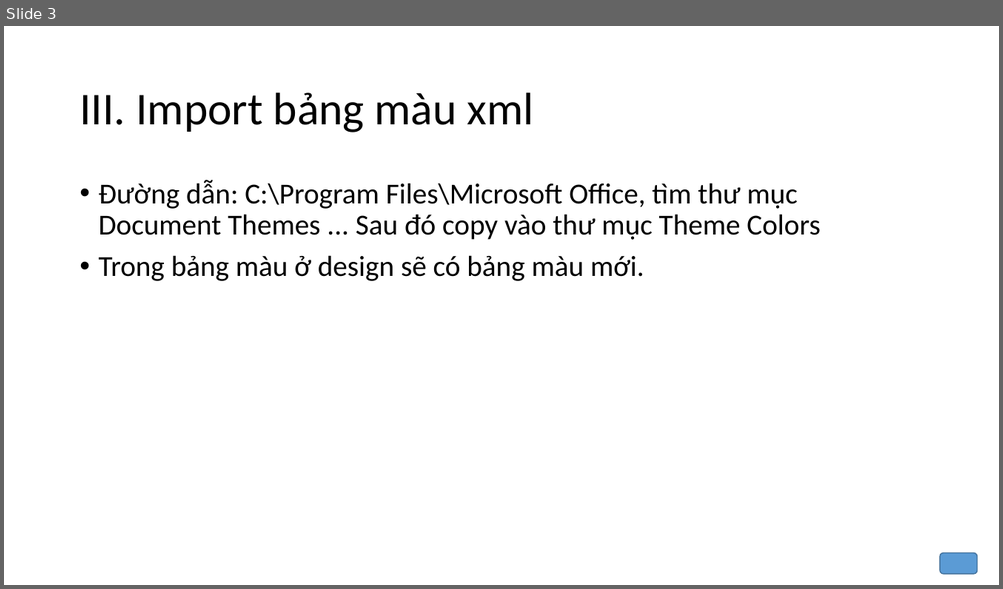
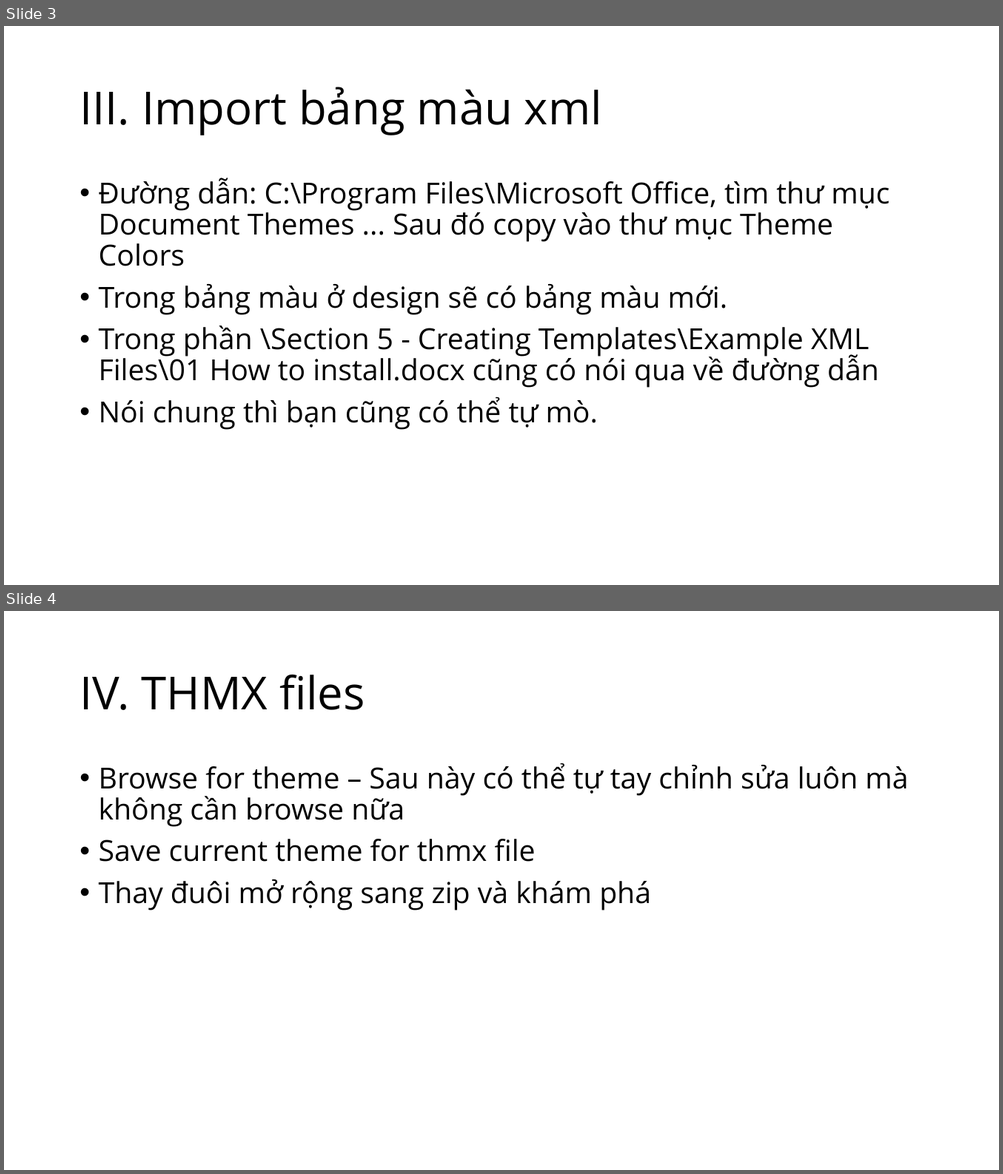
Before and after one commit to tranthanhbinh2603/PPTmasterclassV6_Powerpoint_from_A_to_Z, a slide deck: Section 5 - Creating Templates/Learning.pptx. Shown one above the other, each under a label of ours: slide 3 before the commit, slides 3 and 4 after it. The pictures are 1003x589 and 1003x1174 pixels, drawn with LibreOffice and Linux fonts; fonts in the diff are those of the drawing. Boxes give left, top, right and bottom in pixels: in the first picture for what was removed or moved away, otherwise in the second. Text is boxed around its words. In the diff, an @@ line names an element or a change of style, - is before the commit and + after.

```diff
--- a/Section 5 - Creating Templates/Learning.pptx
+++ b/Section 5 - Creating Templates/Learning.pptx
@@ slide 4 added at [4, 611, 999, 1170], background #FFFFFF @@
@@ title added at [79, 675, 365, 710], 44 pt, text #000000 @@
+IV. THMX files
@@ text added at [99, 763, 908, 911], 28 pt, text #000000 @@
+• Browse for theme – Sau này có thể tự tay chỉnh sửa luôn mà không cần browse nữa
+• Save current theme for thmx file
+• Thay đuôi mở rộng sang zip và khám phá
@@ slide 3 changed as well @@
@@ title "III. Import bảng màu xml" at [79, 87, 602, 136]: font Calibri to Open Sans @@
@@ text at [99, 178, 889, 315]: font Calibri to Open Sans in "Đường dẫn: C:\Program Files\Microsoft Office, tìm thư ...", "Trong bảng màu ở design sẽ có ..." @@
@@ text at [99, 326, 879, 430]: paragraphs added @@
+• Trong phần \Section 5 - Creating Templates\Example XML Files\01 How to install.docx cũng có nói qua về đường dẫn
+• Nói chung thì bạn cũng có thể tự mò.
@@ rounded rectangle removed at [939, 554, 977, 574] @@
```
Also in this commit, not shown: 2 other slides changed, 6 other slides added, 2 other files.
